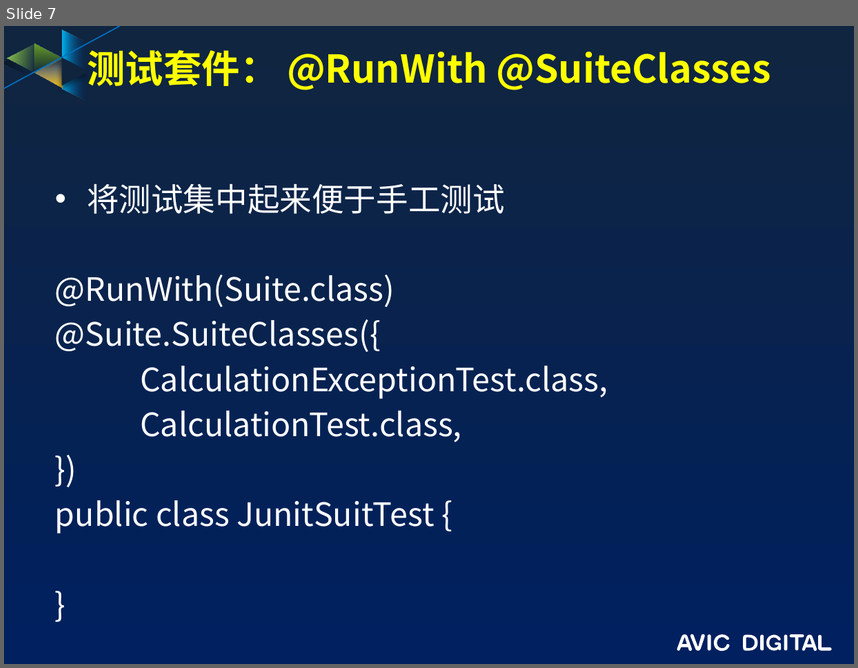
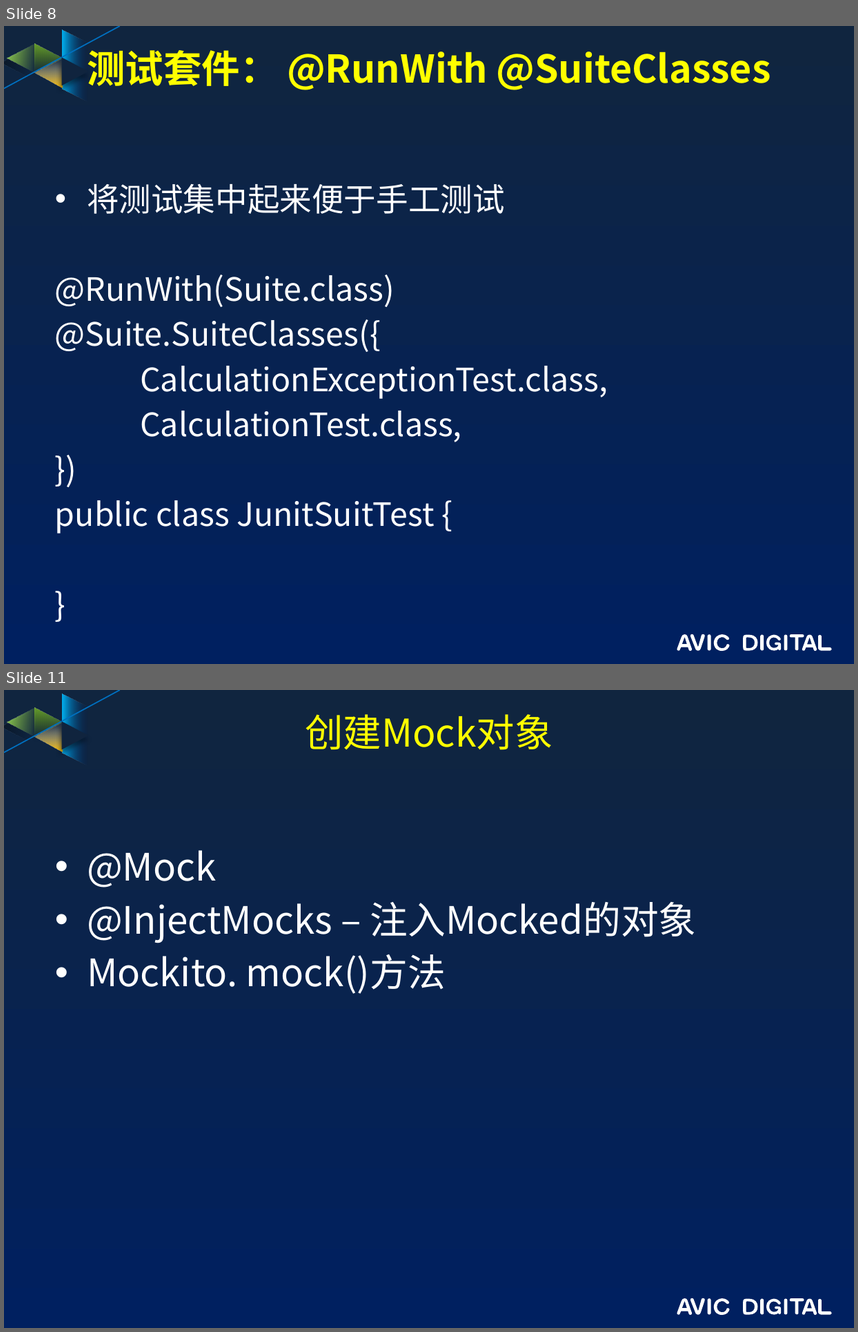
Before and after one commit to guofengzh/java-way, a slide deck: maven/docs/JUnit培训.pptx. Shown one above the other, each under a label of ours: slide 7 before the commit, slides 8 and 11 after it; the slides between them are not shown. The pictures are 858x668 and 858x1332 pixels, drawn with LibreOffice and Linux fonts; fonts in the diff are those of the drawing; background and template pictures are left out. Boxes give left, top, right and bottom in pixels: in the first picture for what was removed or moved away, otherwise in the second. Text is boxed around its words. In the diff, an @@ line names an element or a change of style, - is before the commit and + after.

```diff
--- a/maven/docs/JUnit培训.pptx
+++ b/maven/docs/JUnit培训.pptx
@@ slide 11 added at [4, 690, 854, 1328], background gradient #10253F to #002060; not listed: 17 template elements that a slide beside it also shows @@
@@ title added at [305, 714, 553, 750], 32.4 pt, text #FFFF00 @@
+创建Mock对象
@@ text added at [87, 850, 697, 994], 32 pt, text #FFFFFF @@
+• @Mock
+• @InjectMocks – 注入Mocked的对象
+• Mockito. mock()方法
@@ what was slide 7 is now slide 8 @@
```
Also in this commit, not shown: 3 slides changed, 9 other slides added, 8 other files.
